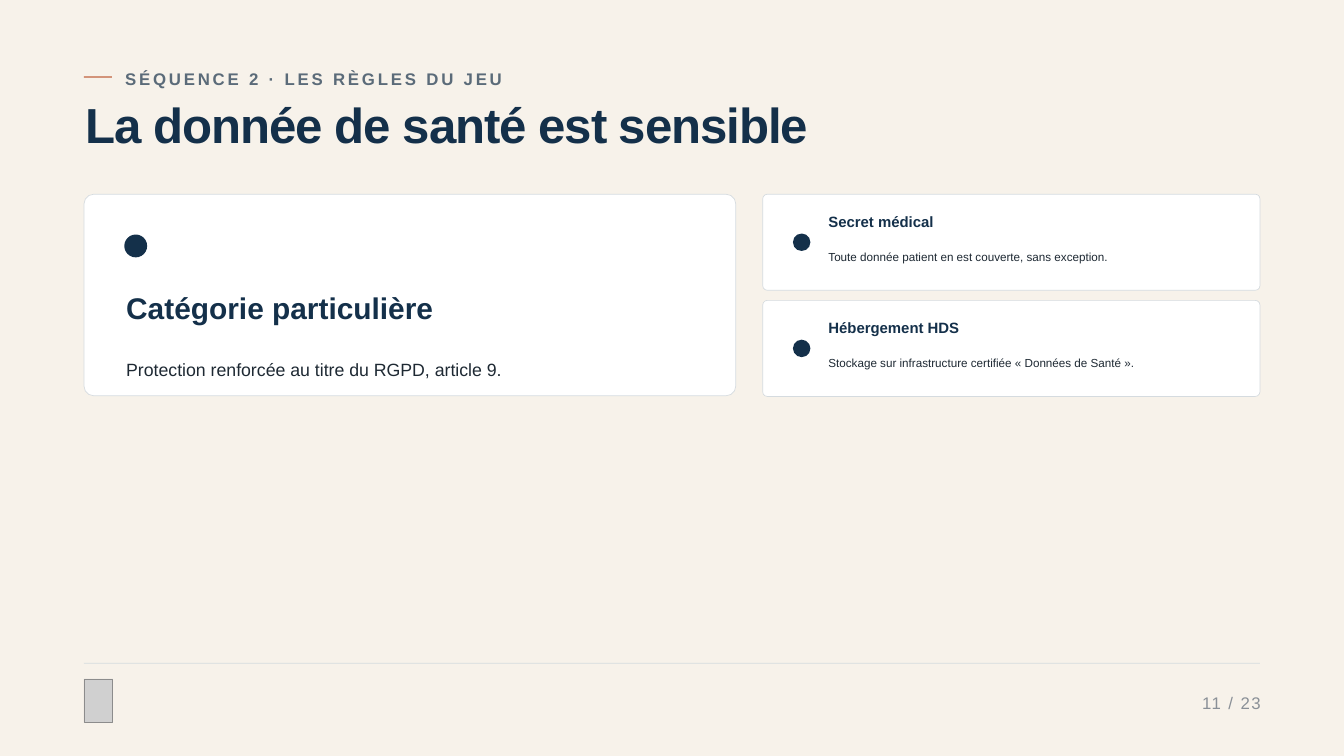
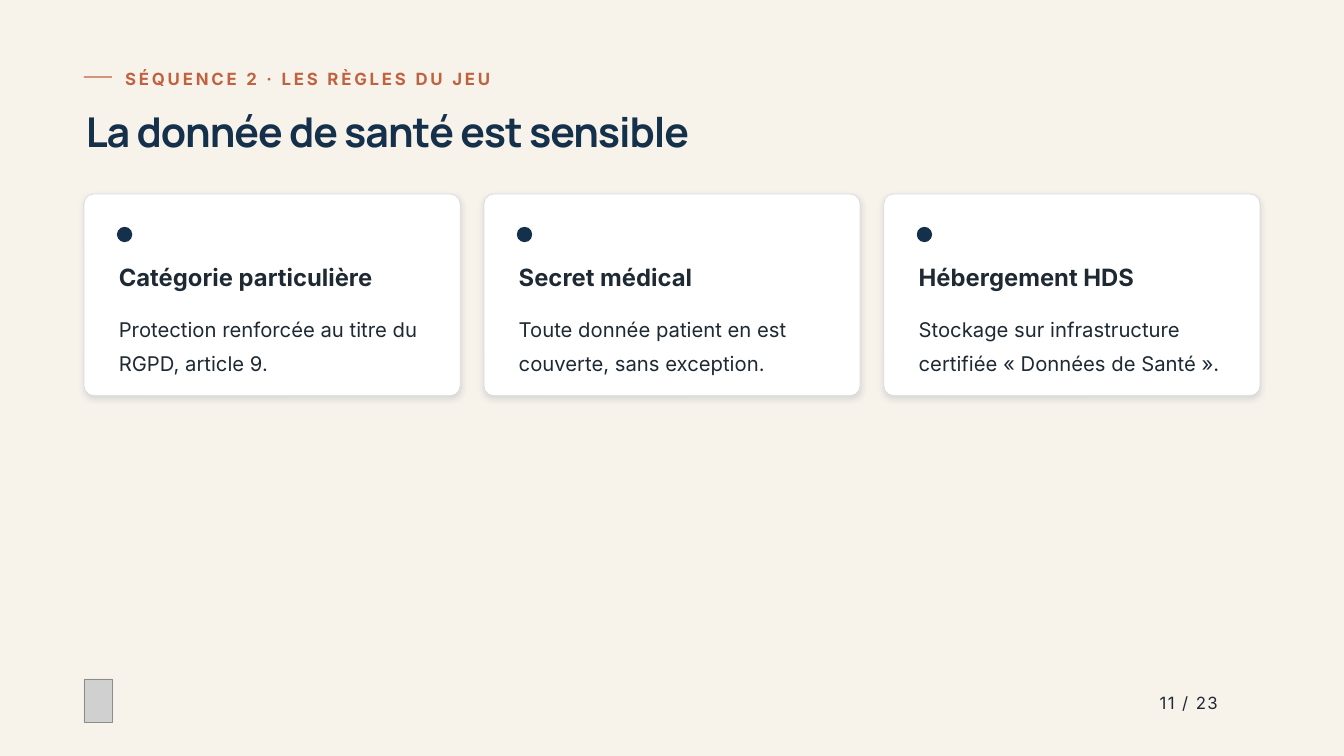
Before and after one commit to IsomereFR/Divers, a slide deck: slide 11 of Demande_de_prompt_formation_IA_2.pptx. Drawn at 1344x756 pixels with LibreOffice and Linux fonts; fonts in the diff are those of the drawing; grey boxes stand for pictures. Boxes give left, top, right and bottom in pixels: in the first picture for what was removed or moved away, otherwise in the second. Text is boxed around its words. In the diff, an @@ line names an element or a change of style, - is before the commit and + after.

```diff
--- a/Demande_de_prompt_formation_IA_2.pptx
+++ b/Demande_de_prompt_formation_IA_2.pptx
@@ text "SÉQUENCE 2 · LES RÈGLES ..." at [125,72,490,86]: font Arial to Inter, text colour #5B6B79 to #C0623F @@
@@ text "La donnée de santé est ..." at [86,114,689,148]: size 52.7 to 44 pt, font Arial to Manrope; line spacing 0.84 to 1.04 @@
@@ rounded rectangle: place and size @@
-rounded rectangle at [84,194,736,396]
+rounded rectangle at [84,194,460,396]
@@ shadow on in 3 elements at [84,194,460,396], [884,194,1260,396], [484,194,860,396] @@
@@ rounded rectangle: place and size @@
-rounded rectangle at [763,194,1260,290]
+rounded rectangle at [484,194,860,396]
@@ rounded rectangle: place and size @@
-rounded rectangle at [763,300,1260,396]
+rounded rectangle at [884,194,1260,396]
@@ ellipse: place and size @@
-ellipse at [124,235,147,257]
+ellipse at [117,227,132,243]
@@ ellipse: place and size @@
-ellipse at [793,234,810,251]
+ellipse at [517,227,532,243]
@@ ellipse: place and size @@
-ellipse at [793,339,810,357]
+ellipse at [917,227,932,243]
@@ text "Catégorie particulière": place and size @@
-text "Catégorie particulière" at [126,297,433,324]
+text "Catégorie particulière" at [119,267,373,291]
@@ text "Catégorie particulière" at [119,267,373,291]: size 32 to 25.5 pt, font Arial to Inter, text colour #14304A to #1E2933 @@
@@ text "Secret médical" at [519,267,692,287]: size 16 to 25.5 pt, font Arial to Inter, text colour #14304A to #1E2933 @@
@@ text "Secret médical": place and size @@
-text "Secret médical" at [828,216,933,227]
+text "Secret médical" at [519,267,692,287]
@@ text "Hébergement HDS": place and size @@
-text "Hébergement HDS" at [828,322,959,336]
+text "Hébergement HDS" at [919,267,1134,291]
@@ text "Hébergement HDS" at [919,267,1134,291]: size 16 to 25.5 pt, font Arial to Inter, text colour #14304A to #1E2933 @@
@@ text "Protection renforcée au titre du ...": place and size @@
-text "Protection renforcée au titre du ..." at [126,363,502,378]
+text "Protection renforcée au titre du ..." at [119,321,417,375]
@@ text "Protection renforcée au titre du ..." at [119,321,417,375]: size 19 to 21.8 pt, font Arial to Inter @@
@@ text "Toute donnée patient en est ..." at [519,321,786,375]: size 12.5 to 21.8 pt, font Arial to Inter @@
@@ text "Toute donnée patient en est ...": place and size @@
-text "Toute donnée patient en est ..." at [828,252,1107,264]
+text "Toute donnée patient en est ..." at [519,321,786,375]
@@ text "Stockage sur infrastructure certifiée « ...": place and size @@
-text "Stockage sur infrastructure certifiée « ..." at [828,358,1121,370]
+text "Stockage sur infrastructure certifiée « ..." at [919,321,1196,372]
@@ text "Stockage sur infrastructure certifiée « ..." at [919,321,1196,372]: size 12.5 to 21.8 pt, font Arial to Inter @@
@@ rectangle removed at [84,663,1260,663] @@
@@ text "11 / 23": place and size @@
-text "11 / 23" at [1202,697,1261,709]
+text "11 / 23" at [1160,696,1218,709]
@@ text "11 / 23" at [1160,696,1218,709]: font Arial to Inter, text colour #8A9097 to #1E2933 @@
```
Also in this commit, not shown: 22 other slides changed.
